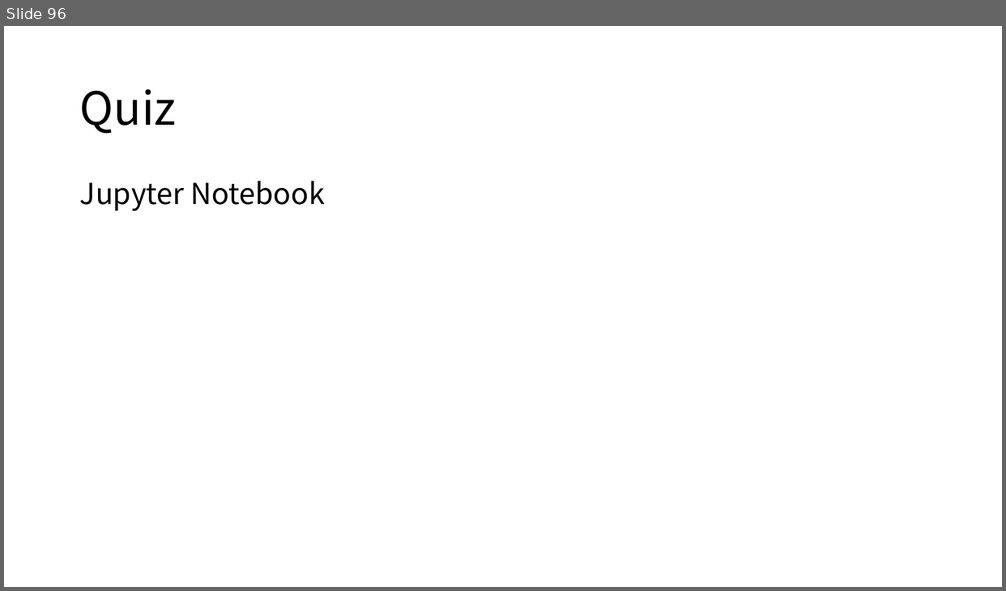
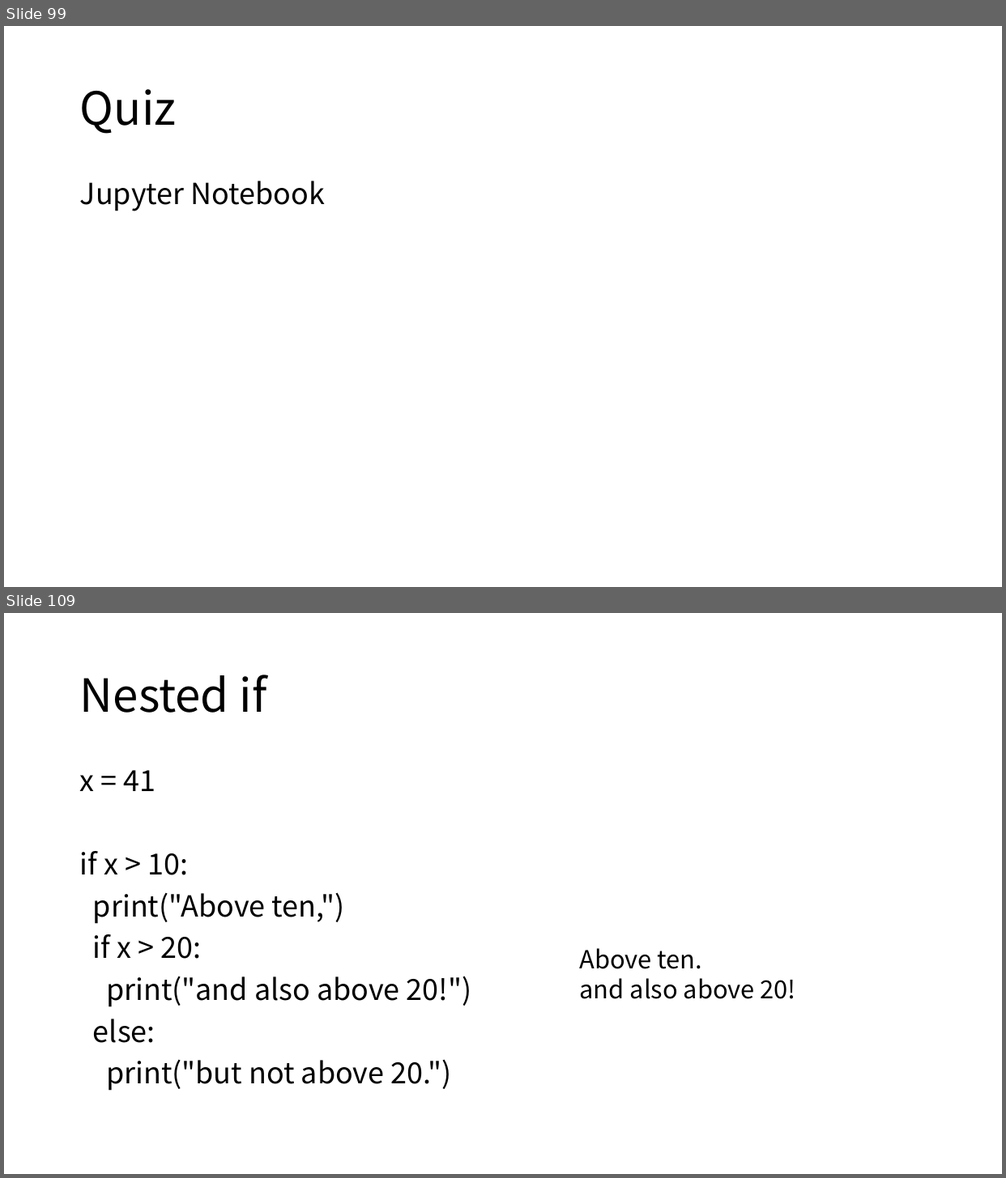
Before and after one commit to HanSeunghyuk/Python_Tutorial, a slide deck: Python Tutorial.pptx. Shown one above the other, each under a label of ours: slide 96 before the commit, slides 99 and 109 after it; the slides between them are not shown. The pictures are 1006x591 and 1006x1178 pixels, drawn with LibreOffice and Linux fonts; fonts in the diff are those of the drawing. Boxes give left, top, right and bottom in pixels: in the first picture for what was removed or moved away, otherwise in the second. Text is boxed around its words. In the diff, an @@ line names an element or a change of style, - is before the commit and + after.

```diff
--- a/Python Tutorial.pptx
+++ b/Python Tutorial.pptx
@@ slide 109 added at <box>4,613,1002,1174</box>, background #FFFFFF @@
@@ title added at <box>80,675,267,713</box>, 44 pt, text #000000 @@
+Nested if
@@ text added at <box>80,770,472,1091</box>, 28 pt, text #000000 @@
+x = 41
+if x > 10:
+print("Above ten,")
+if x > 20:
+print("and also above 20!")
+else:
+print("but not above 20.")
@@ text added at <box>580,948,796,999</box>, 24 pt, text #000000 @@
+Above ten.
+and also above 20!
@@ what was slide 96 is now slide 99 @@
```
Also in this commit, not shown: 16 other slides added.
